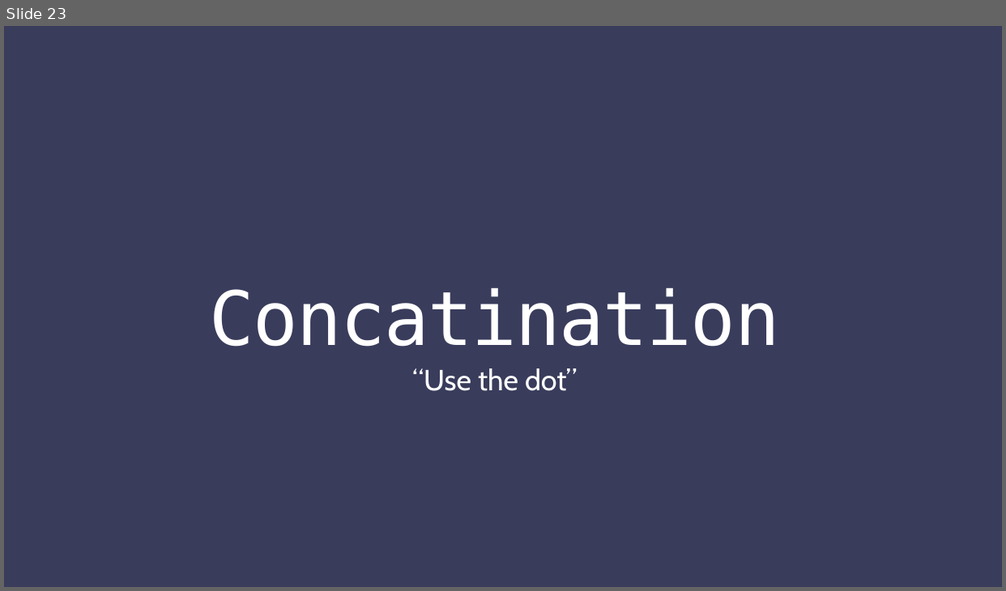
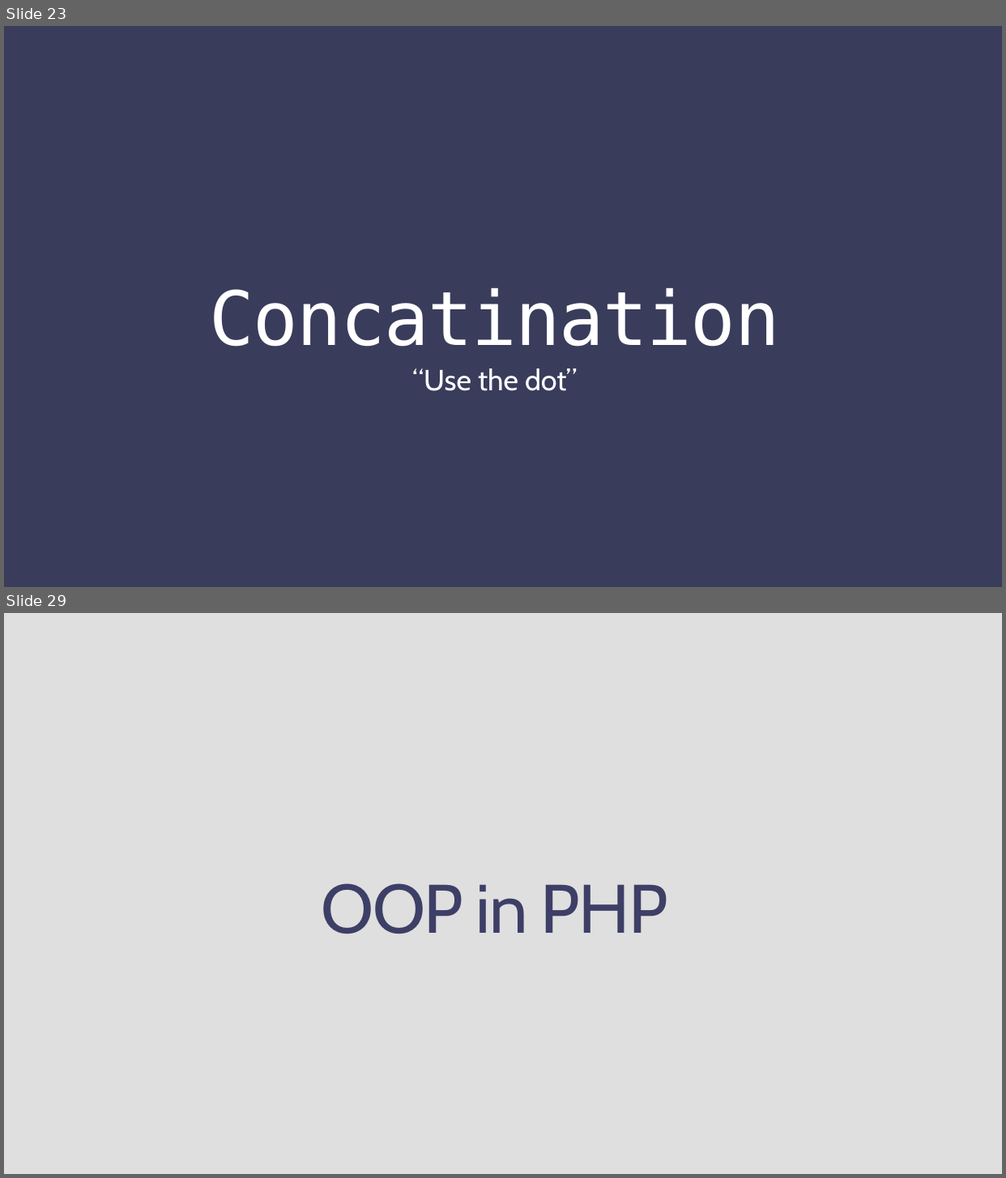
Before and after one commit to anh-khue/PhpSeminar, a slide deck: Build a simple website using PHP.pptx. Shown one above the other, each under a label of ours: slide 23 before the commit, slides 23 and 29 after it; the slides between them are not shown. The pictures are 1006x591 and 1006x1178 pixels, drawn with LibreOffice and Linux fonts; fonts in the diff are those of the drawing. Boxes give left, top, right and bottom in pixels: in the first picture for what was removed or moved away, otherwise in the second. Text is boxed around its words. In the diff, an @@ line names an element or a change of style, - is before the commit and + after.

```diff
--- a/Build a simple website using PHP.pptx
+++ b/Build a simple website using PHP.pptx
@@ slide 29 added at bbox=[4, 613, 1002, 1174], background #E0E0E0 @@
@@ title added at bbox=[321, 884, 668, 934], 66 pt, text #3E3F68 @@
+OOP in PHP
```
Also in this commit, not shown: 2 slides changed, 10 other slides added.
